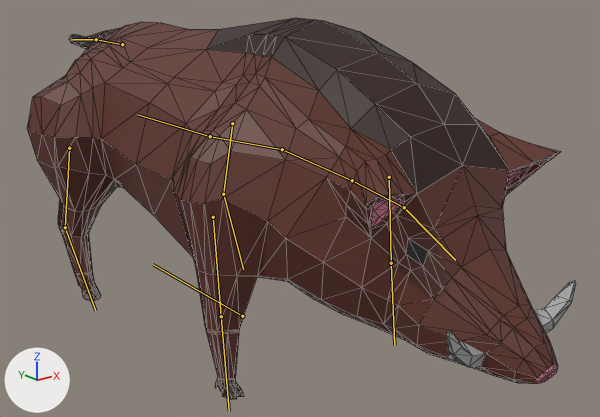
A saved change to the glTF model public/assets/animals/Boar.glb.
The view is the same before and after, from a 50 mm lens placed at (-2.6, -3.8, 2.11), pointed at (0.24, -0.25, 0.69). Every picture has the same lights, and +X, +Y and +Z are marked at lower left. The first picture is the older version. The bones that bend it are drawn over the model as lines. Mesh edges are drawn as thin lines.

Objects in the first picture: 'Boar'.
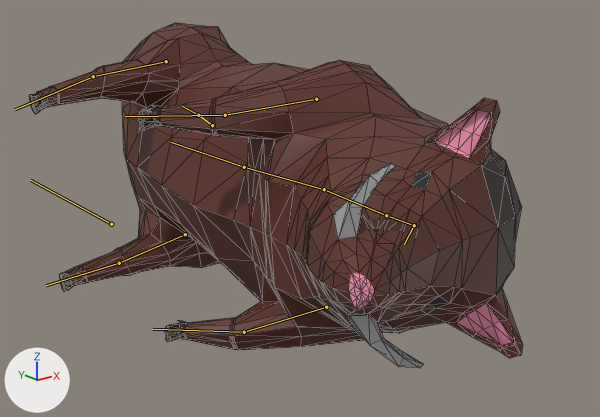
The newer file adds an action. The first version stands in its rest pose; the second is drawn at frame 32 of the action 'Death'.

Scene script edits in JSON lines:
```json
{"block": "bone_root", "where": "bone_root = bpy.data.objects['Boar_Armature'].pose.bones['Root']"}
{"op": "set", "path": "bone_root.location", "old": "(0.0, 0.0, 0.0)", "new": "(-0.805, 0.0, 0.752)"}
{"op": "set", "path": "bone_root.rotation_quaternion", "old": "(1.0, 0.0, 0.0, 0.0)", "new": "(0.732, 0.0, 0.682, 0.0)", "note": "degrees (0, 0, 0) -> degrees (0, 86, 0)"}
{"block": "bone_rearupper_l", "where": "bone_rearupper_l = bpy.data.objects['Boar_Armature'].pose.bones['RearUpper.L']  # child of 'Hips'"}
{"op": "set", "path": "bone_rearupper_l.rotation_quaternion", "old": "(1.0, 0.0, 0.0, 0.0)", "new": "(0.975, -0.223, 0.0, 0.0)", "note": "degrees (0, 0, 0) -> degrees (-26, 0, 0)"}
{"block": "bone_rearlower_l", "where": "bone_rearlower_l = bpy.data.objects['Boar_Armature'].pose.bones['RearLower.L']  # child of 'RearUpper.L'"}
{"op": "set", "path": "bone_rearlower_l.rotation_quaternion", "old": "(1.0, 0.0, 0.0, 0.0)", "new": "(0.939, 0.343, 0.0, 0.0)", "note": "degrees (0, 0, 0) -> degrees (40, 0, 0)"}
{"block": "bone_rearupper_r", "where": "bone_rearupper_r = bpy.data.objects['Boar_Armature'].pose.bones['RearUpper.R']  # child of 'Hips'"}
{"op": "set", "path": "bone_rearupper_r.rotation_quaternion", "old": "(1.0, 0.0, 0.0, 0.0)", "new": "(0.975, -0.223, 0.0, 0.0)", "note": "degrees (0, 0, 0) -> degrees (-26, 0, 0)"}
{"block": "bone_rearlower_r", "where": "bone_rearlower_r = bpy.data.objects['Boar_Armature'].pose.bones['RearLower.R']  # child of 'RearUpper.R'"}
{"op": "set", "path": "bone_rearlower_r.rotation_quaternion", "old": "(1.0, 0.0, 0.0, 0.0)", "new": "(0.939, 0.343, 0.0, 0.0)", "note": "degrees (0, 0, 0) -> degrees (40, 0, 0)"}
{"block": "bone_tail1", "where": "bone_tail1 = bpy.data.objects['Boar_Armature'].pose.bones['Tail1']  # child of 'Hips'"}
{"op": "set", "path": "bone_tail1.rotation_quaternion", "old": "(1.0, 0.0, 0.0, 0.0)", "new": "(0.989, 0.149, 0.0, 0.0)", "note": "degrees (0, 0, 0) -> degrees (17, 0, 0)"}
{"block": "bone_frontupper_l", "where": "bone_frontupper_l = bpy.data.objects['Boar_Armature'].pose.bones['FrontUpper.L']  # child of 'Chest'"}
{"op": "set", "path": "bone_frontupper_l.rotation_quaternion", "old": "(1.0, 0.0, 0.0, 0.0)", "new": "(0.992, 0.125, 0.0, 0.0)", "note": "degrees (0, 0, 0) -> degrees (14, 0, 0)"}
{"block": "bone_frontlower_l", "where": "bone_frontlower_l = bpy.data.objects['Boar_Armature'].pose.bones['FrontLower.L']  # child of 'FrontUpper.L'"}
{"op": "set", "path": "bone_frontlower_l.rotation_quaternion", "old": "(1.0, 0.0, 0.0, 0.0)", "new": "(0.939, 0.343, 0.0, 0.0)", "note": "degrees (0, 0, 0) -> degrees (40, 0, 0)"}
{"block": "bone_frontupper_r", "where": "bone_frontupper_r = bpy.data.objects['Boar_Armature'].pose.bones['FrontUpper.R']  # child of 'Chest'"}
{"op": "set", "path": "bone_frontupper_r.rotation_quaternion", "old": "(1.0, 0.0, 0.0, 0.0)", "new": "(0.992, 0.125, 0.0, 0.0)", "note": "degrees (0, 0, 0) -> degrees (14, 0, 0)"}
{"block": "bone_frontlower_r", "where": "bone_frontlower_r = bpy.data.objects['Boar_Armature'].pose.bones['FrontLower.R']  # child of 'FrontUpper.R'"}
{"op": "set", "path": "bone_frontlower_r.rotation_quaternion", "old": "(1.0, 0.0, 0.0, 0.0)", "new": "(0.939, 0.343, 0.0, 0.0)", "note": "degrees (0, 0, 0) -> degrees (40, 0, 0)"}
{"block": "bone_neck", "where": "bone_neck = bpy.data.objects['Boar_Armature'].pose.bones['Neck']  # child of 'Chest'"}
{"op": "set", "path": "bone_neck.rotation_quaternion", "old": "(1.0, 0.0, 0.0, 0.0)", "new": "(0.987, 0.124, 0.012, 0.099)", "note": "degrees (0, 0, 0) -> degrees (14, 0, 11)"}
{"block": "bone_head", "where": "bone_head = bpy.data.objects['Boar_Armature'].pose.bones['Head']  # child of 'Neck'"}
{"op": "set", "path": "bone_head.rotation_quaternion", "old": "(1.0, 0.0, 0.0, 0.0)", "new": "(0.995, 0.1, 0.0, 0.0)", "note": "degrees (0, 0, 0) -> degrees (11, 0, 0)"}
```

Pixel boxes [x1, y1, x2, y2] of what changed, in the pictures (600 x 417 px):
```json
{"object": "Boar", "change": "posed", "before": [27, 18, 576, 400], "after": [29, 22, 523, 368], "on screen": "10% narrower, 9% shorter"}
{"bone": "Root", "before": "(242, 316) to (153, 264)", "after": "(111, 224) to (30, 180)"}
{"bone": "RearUpper.L", "before": "(69, 148) to (65, 227)", "after": "(166, 61) to (93, 76)"}
{"bone": "RearLower.L", "before": "(65, 227) to (95, 310)", "after": "(93, 76) to (15, 109)"}
{"bone": "RearUpper.R", "before": "(232, 123) to (223, 194)", "after": "(185, 234) to (119, 263)"}
{"bone": "RearLower.R", "before": "(223, 194) to (243, 269)", "after": "(119, 263) to (46, 285)"}
{"bone": "Tail1", "before": "(122, 44) to (96, 39)", "after": "(212, 125) to (198, 115)"}
{"bone": "FrontUpper.L", "before": "(213, 217) to (221, 316)", "after": "(316, 99) to (225, 115)"}
{"bone": "FrontLower.L", "before": "(221, 316) to (229, 411)", "after": "(225, 115) to (125, 116)"}
{"bone": "FrontUpper.R", "before": "(389, 177) to (391, 263)", "after": "(326, 307) to (244, 332)"}
{"bone": "FrontLower.R", "before": "(391, 263) to (394, 345)", "after": "(244, 332) to (152, 329)"}
{"bone": "Neck", "before": "(352, 180) to (404, 207)", "after": "(386, 215) to (414, 225)"}
{"bone": "Head", "before": "(404, 207) to (455, 260)", "after": "(414, 225) to (404, 244)"}
```
